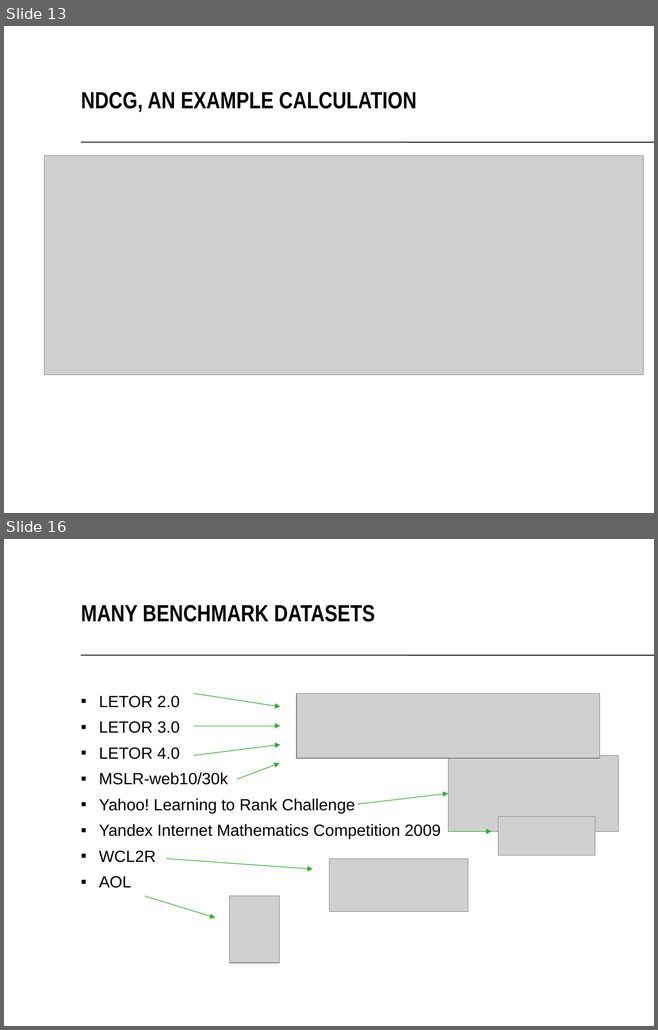
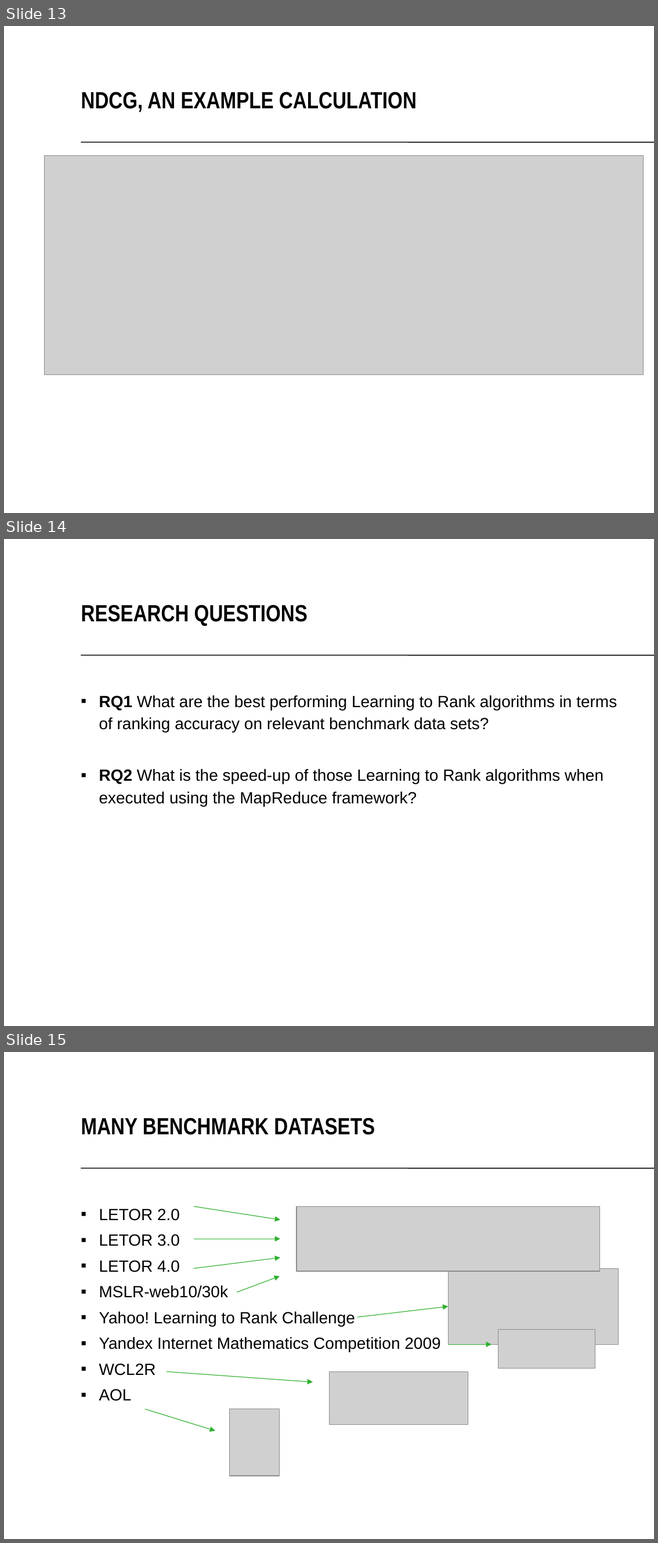
Before and after one commit to TaXxER/Afstuderen, a slide deck: presentation/Scaling Learning to Rank to Big data.pptx. Shown one above the other, each under a label of ours: slides 13 and 16 before the commit, slides 13, 14 and 15 after it; the slides between them are not shown. The pictures are 658x1030 and 658x1543 pixels, drawn with LibreOffice and Linux fonts; fonts in the diff are those of the drawing; grey boxes stand for pictures; background and template pictures are left out. Boxes give left, top, right and bottom in pixels: in the first picture for what was removed or moved away, otherwise in the second. Text is boxed around its words. In the diff, an @@ line names an element or a change of style, - is before the commit and + after.

```diff
--- a/presentation/Scaling Learning to Rank to Big data.pptx
+++ b/presentation/Scaling Learning to Rank to Big data.pptx
@@ slide 14 added at box(4, 539, 654, 1026), background #FFFFFF; not listed: 1 template element that a slide beside it also shows @@
@@ text added at box(81, 605, 307, 626), 26 pt, text #000000, bold @@
+RESEARCH QUESTIONS
@@ text added at box(99, 695, 616, 807), 18 pt, text #000000 @@
+▪ RQ1 What are the best performing Learning to Rank algorithms in terms of ranking accuracy on relevant benchmark data sets?
+▪ RQ2 What is the speed-up of those Learning to Rank algorithms when executed using the MapReduce framework?
@@ what was slide 16 is now slide 15 @@
```
Also in this commit, not shown: 3 slides removed, 3 other files.
